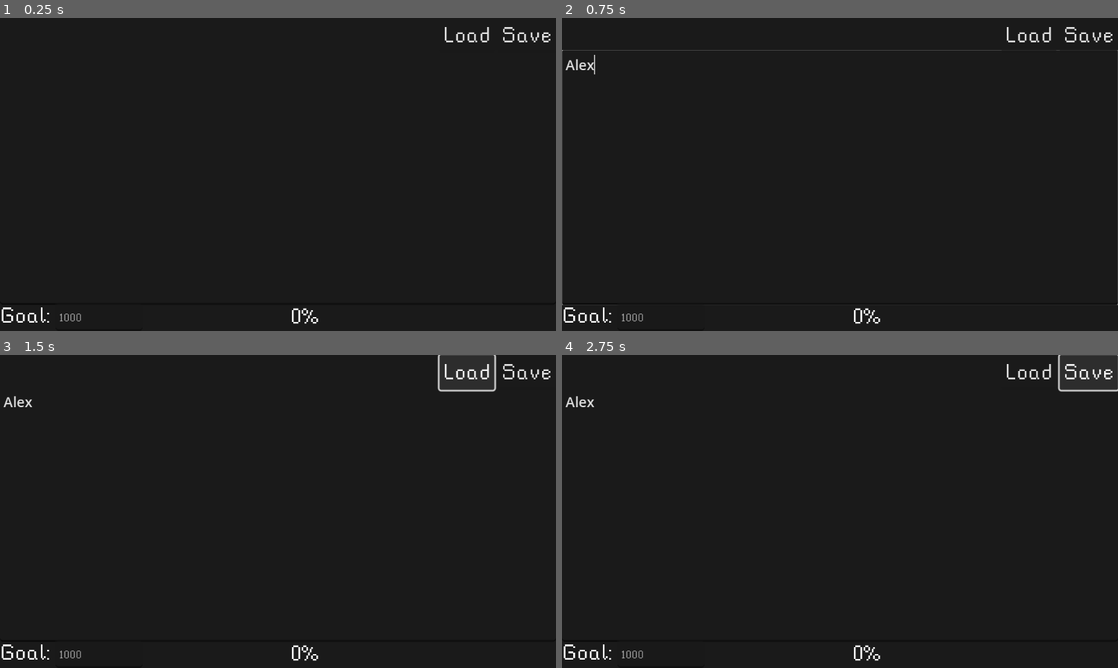
Above: before the commit, frames 1-4 (two rows, left to right).
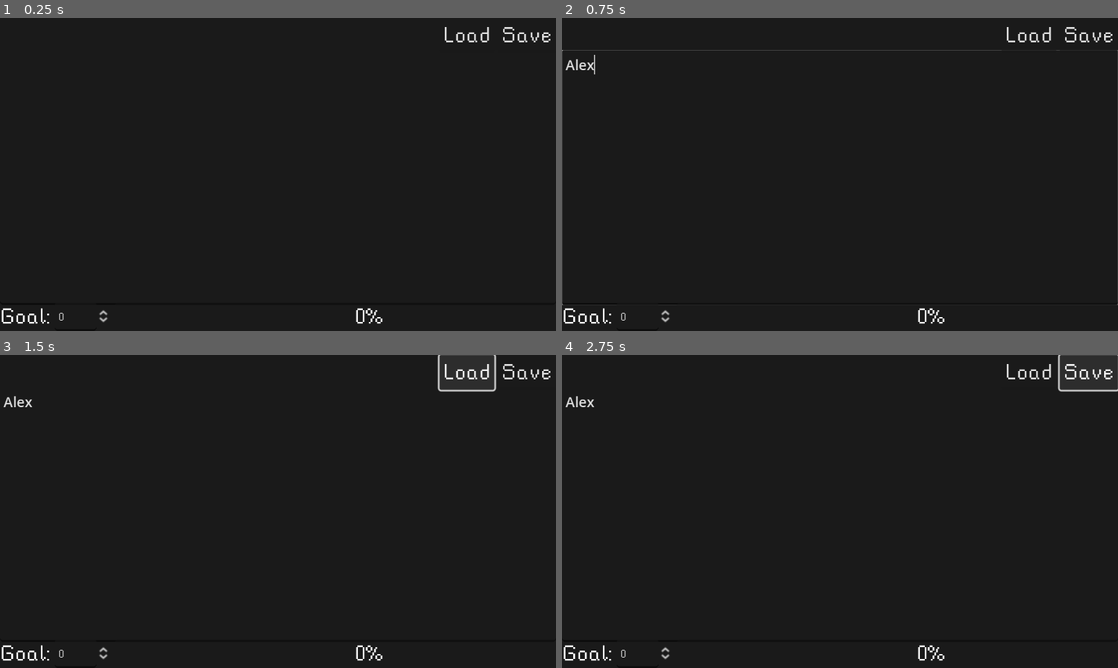
Above: after the commit, the same moments.

Repository: HibiscusPoet/Wordpository
Game: Godot game, scene res://main.tscn
The game is run twice, just before and just after one commit, with the same random seed, the same clock (stepped at 60 frames per second) and the same inputs.
Inputs (mouse positions are in pixels of both pictures, inside the frame that each line leads up to):
- Up to frame 1 (0.25 s): no input
- Up to frame 2 (0.75 s): click (840, 177) at 0.52 s; type "Alex" at 0.6 s
- Up to frame 3 (1.5 s): click "Load" at 1.25 s
- Up to frame 4 (2.75 s): click "Save" at 2 s

The runs differ from the first frame. In frame 1, 0.4% of the frame differs, in the area x 0-69%, y 92-98%; in frame 2, 0.4%, in the area x 0-100%, y 91-98%; in frame 3, 0.4%; in frame 4, 0.4%.

Commit message:
Replaced LineEdit with SpinBox

Diff:
--- a/main.gd
+++ b/main.gd
@@ -16,6 +16,8 @@
 	if Input.is_action_just_pressed("save"):
 		text = textEdit.get_text()
 		save(text)
+	else:
+		pass
 
 func save(text):
 
--- a/main.tscn
+++ b/main.tscn
@@ -48,41 +48,30 @@
 grow_vertical = 2
 caret_blink = true
 
-[node name="LineEdit" type="LineEdit" parent="."]
+[node name="HBoxContainer2" type="HBoxContainer" parent="."]
 layout_mode = 1
 anchors_preset = 2
 anchor_top = 1.0
 anchor_bottom = 1.0
-offset_left = 64.0
-offset_top = -31.0
-offset_right = 164.0
+offset_top = -33.0
+offset_right = 719.0
 grow_vertical = 0
-theme = SubResource("Theme_2wg23")
-text = "1000"
 
-[node name="GoalLabel" type="Label" parent="."]
-layout_mode = 1
-anchors_preset = 2
-anchor_top = 1.0
-anchor_bottom = 1.0
-offset_top = -32.0
-offset_right = 65.0
-grow_vertical = 0
+[node name="GoalLabel" type="Label" parent="HBoxContainer2"]
+layout_mode = 2
 theme_override_fonts/font = ExtResource("1_qle0r")
 theme_override_font_sizes/font_size = 30
 text = "Goal:"
 
-[node name="ProgressBar" type="ProgressBar" parent="."]
-layout_mode = 1
-anchors_preset = 3
-anchor_left = 1.0
-anchor_top = 1.0
-anchor_right = 1.0
-anchor_bottom = 1.0
-offset_left = -578.0
-offset_top = -27.0
-grow_horizontal = 0
-grow_vertical = 0
+[node name="SpinBox" type="SpinBox" parent="HBoxContainer2"]
+layout_mode = 2
+theme = SubResource("Theme_2wg23")
+max_value = 999999.0
+rounded = true
+
+[node name="ProgressBar" type="ProgressBar" parent="HBoxContainer2"]
+layout_mode = 2
+size_flags_horizontal = 3
 theme = SubResource("Theme_0ksy8")
 
 [node name="HBoxContainer" type="HBoxContainer" parent="."]
